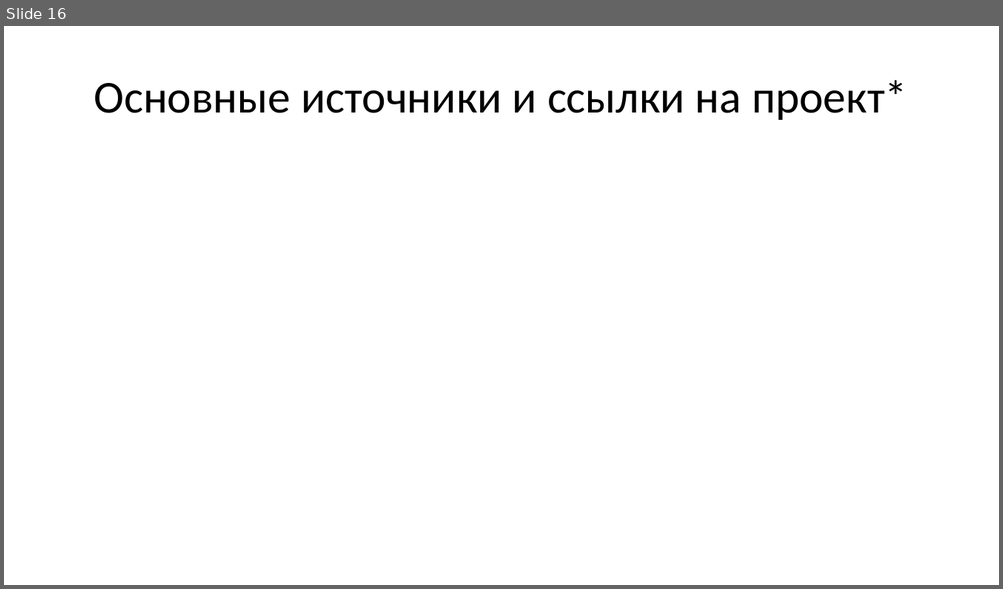
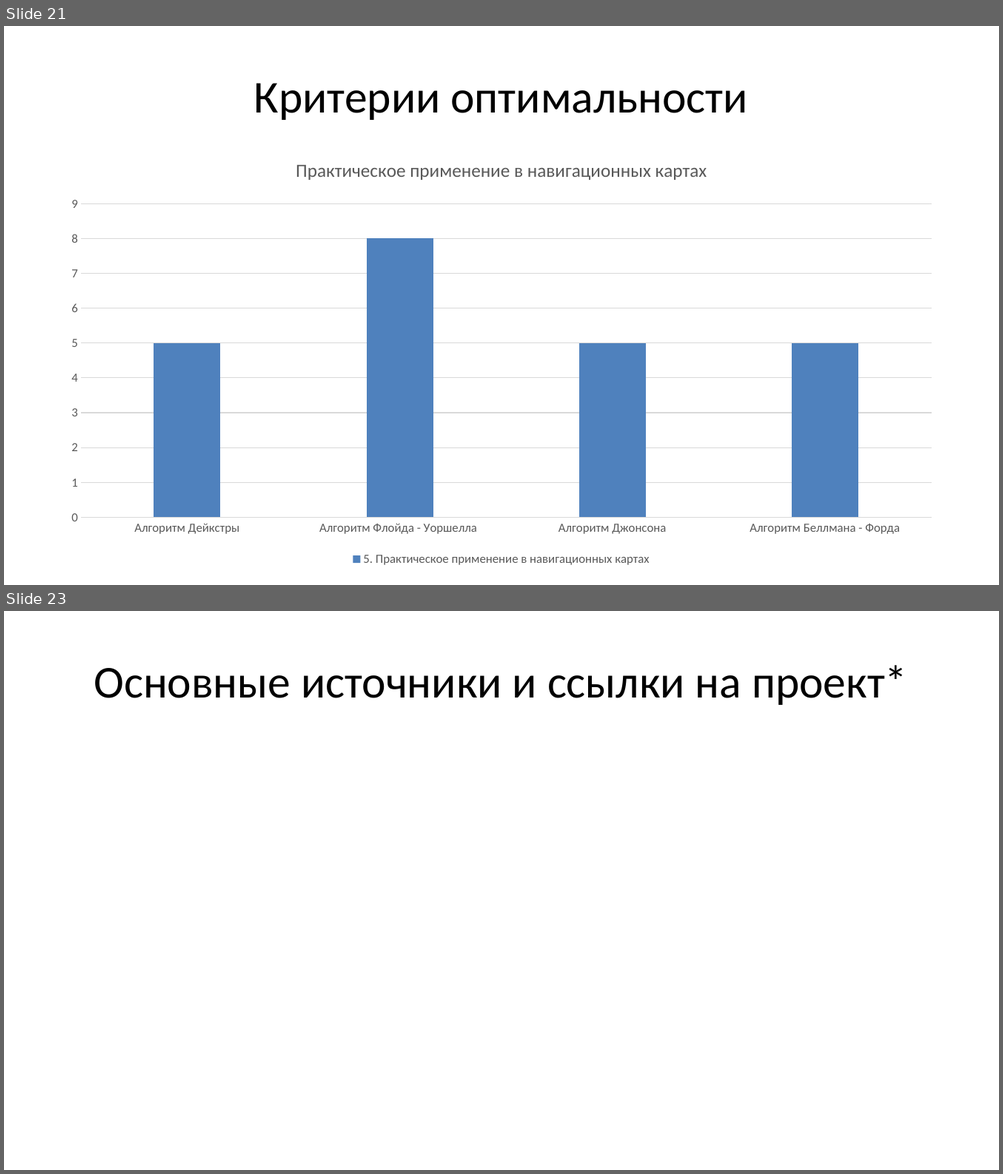
Before and after one commit to daniil00t/graph2.0, a slide deck: Issledovatelskaya_rabota.pptx. Shown one above the other, each under a label of ours: slide 16 before the commit, slides 21 and 23 after it; the slides between them are not shown. The pictures are 1003x589 and 1003x1174 pixels, drawn with LibreOffice and Linux fonts; fonts in the diff are those of the drawing. Boxes give left, top, right and bottom in pixels: in the first picture for what was removed or moved away, otherwise in the second. Text is boxed around its words. In the diff, an @@ line names an element or a change of style, - is before the commit and + after.

```diff
--- a/Issledovatelskaya_rabota.pptx
+++ b/Issledovatelskaya_rabota.pptx
@@ slide 21 added at (x1=4, y1=26, x2=999, y2=585), background #FFFFFF @@
@@ title added at (x1=254, y1=83, x2=747, y2=120), 44 pt, text #000000 @@
+Критерии оптимальности
@@ column chart added at (x1=54, y1=141, x2=949, y2=570) @@
+title "Практическое применение в навигационных картах "
+categories: Алгоритм Дейкстры, Алгоритм Флойда - Уоршелла , Алгоритм Джонсона, Алгоритм Беллмана - Форда
+5. Практическое применение в навигационных картах: 5, 8, 5, 5
@@ what was slide 16 is now slide 23 @@
```
Also in this commit, not shown: 1 slide changed, 6 other slides added, 5 other files.
